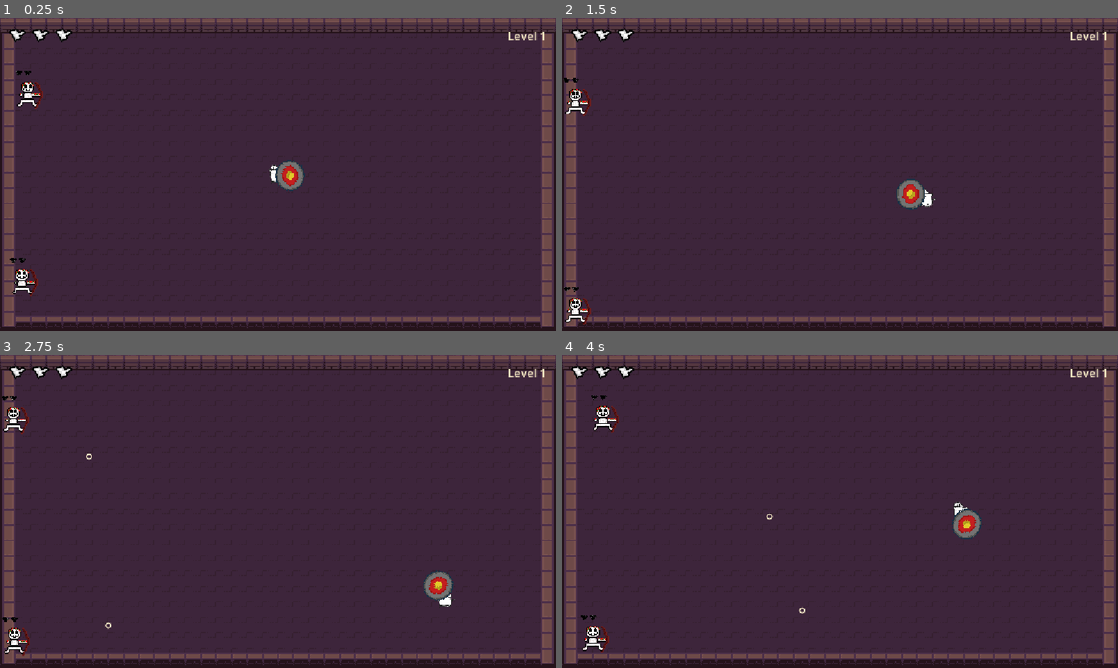
Above: before the commit, frames 1-4 (two rows, left to right).
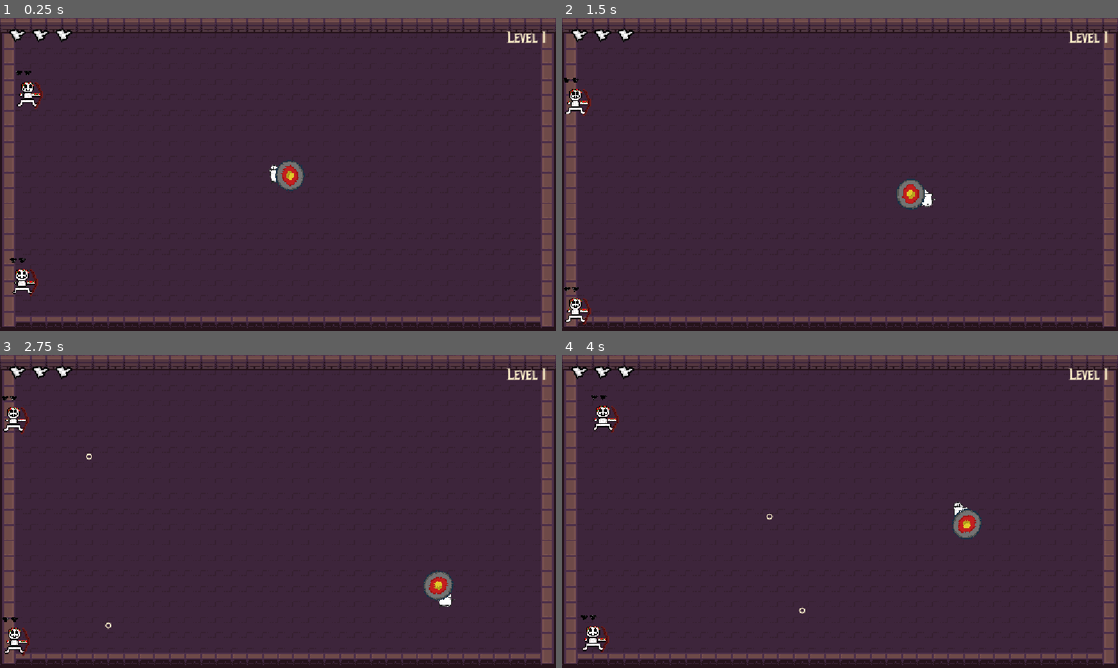
Above: after the commit, the same moments.

Repository: Tylerr-D/bonc
Game: Godot game, scene res://main.tscn
Same seed, same stepped clock (60 frames per second), same inputs: the game is played once before the commit and once after it. Sound files missing from this copy of the repository are replaced by a short silence.
Inputs (mouse positions are in pixels of both pictures, inside the frame that each line leads up to):
- Up to frame 1 (0.25 s): no input
- Up to frame 2 (1.5 s): move the mouse to (962, 158) at 0.52 s; hold D (move_right) 0.53-1.28 s; move the mouse to (728, 190) at 1.27 s; hold S (move_down) from 1.28 s (still down)
- Up to frame 3 (2.75 s): move the mouse to (333, 442) at 2.02 s; release S (move_down) at 2.03 s; hold D (move_right) from 2.03 s (still down)
- Up to frame 4 (4 s): move the mouse to (812, 574) at 2.77 s; release D (move_right) at 2.78 s; hold W (move_up) 2.78-3.53 s; move the mouse to (1006, 558) at 3.52 s; hold A (move_left) from 3.53 s (still down)

The runs differ from the first frame. In frame 1, 0.2% of the frame differs, in the area x 91-99%, y 4-8%; in frame 2, 0.2%; in frame 3, 0.2%; in frame 4, 0.2%.

Commit message:
cool dont for levels

Diff:
--- a/ball.gd
+++ b/ball.gd
@@ -19,6 +19,7 @@
 			var end = shield.to_global(shield.points[i + 1])
 			var closest = Geometry2D.get_closest_point_to_segment(global_position, start, end)
 			if global_position.distance_to(closest) <= 6:
+				get_parent().play_sound(preload("res://sounds/impactMetal_medium_000.ogg"))
 				var spark = preload("res://spark.gd").new()
 				get_parent().add_child(spark)
 				spark.global_position = closest
--- a/enemy.gd
+++ b/enemy.gd
@@ -17,6 +17,7 @@
 			$Sprite2D.modulate = Color.WHITE
 	shoot_time -= delta
 	if shoot_time <= 0:
+		get_parent().play_sound(preload("res://sounds/knifeSlice.ogg"))
 		var ball = ball_scene.instantiate()
 		get_parent().add_child(ball)
 		ball.global_position = global_position + Vector2(16, -8)
@@ -56,4 +57,7 @@
 	print("Health: ", health)
 
 	if health <= 0:
+		get_parent().play_sound(preload("res://sounds/impactWood_heavy_000.ogg"))
 		queue_free()
+	else:
+		get_parent().play_sound(preload("res://sounds/impactPunch_medium_000.ogg"))
--- a/main.gd
+++ b/main.gd
@@ -36,3 +36,11 @@
 		add_child(enemy)
 		enemy.get_node("Hearts/Heart3").visible = enemy.health == 3
 		enemy.global_position = get_canvas_transform().affine_inverse() * pos
+
+func play_sound(sound):
+	var audio = AudioStreamPlayer.new()
+	audio.stream = sound
+	audio.volume_db = -22
+	add_child(audio)
+	audio.finished.connect(audio.queue_free)
+	audio.play()
--- a/main.tscn
+++ b/main.tscn
@@ -7,6 +7,8 @@
 [ext_resource type="Texture2D" path="res://heart.png" id="3"]
 
 [ext_resource type="Script" path="res://background.gd" id="4"]
+
+[ext_resource type="FontFile" path="res://fonts/MetalMania-Regular.ttf" id="5"]
 
 [node name="Main" type="Node2D"]
 script = ExtResource("2")
@@ -55,6 +57,7 @@
 offset_right = -20.0
 offset_bottom = 50.0
 theme_override_colors/font_color = Color(1, 0.95, 0.8, 1)
-theme_override_font_sizes/font_size = 24
+theme_override_fonts/font = ExtResource("5")
+theme_override_font_sizes/font_size = 32
 text = "Level 1"
 horizontal_alignment = 2
--- a/player.gd
+++ b/player.gd
@@ -27,6 +27,7 @@
 func take_damage():
 	if health <= 0:
 		return
+	get_parent().play_sound(preload("res://sounds/impactPunch_medium_000.ogg"))
 	health -= 1
 	flash_time = 0.12
 	$Sprite2D.modulate = Color(1, 0.25, 0.25)
Binary file added: fonts/MetalMania-Regular.ttf
Not shown, added: fonts/MetalMania-Regular.ttf.import
Not shown, added: fonts/OFL.txt
Not shown: 1 places in main.tscn that only renumber resources
Not shown, added: sounds/impactMetal_medium_000.ogg.import
Not shown, added: sounds/impactPunch_medium_000.ogg.import
Not shown, added: sounds/impactWood_heavy_000.ogg.import
Not shown, added: sounds/knifeSlice.ogg.import
Not shown, added: sounds/impactMetal_medium_000.ogg
Not shown, added: sounds/impactPunch_medium_000.ogg
Not shown, added: sounds/impactWood_heavy_000.ogg
Not shown, added: sounds/knifeSlice.ogg
